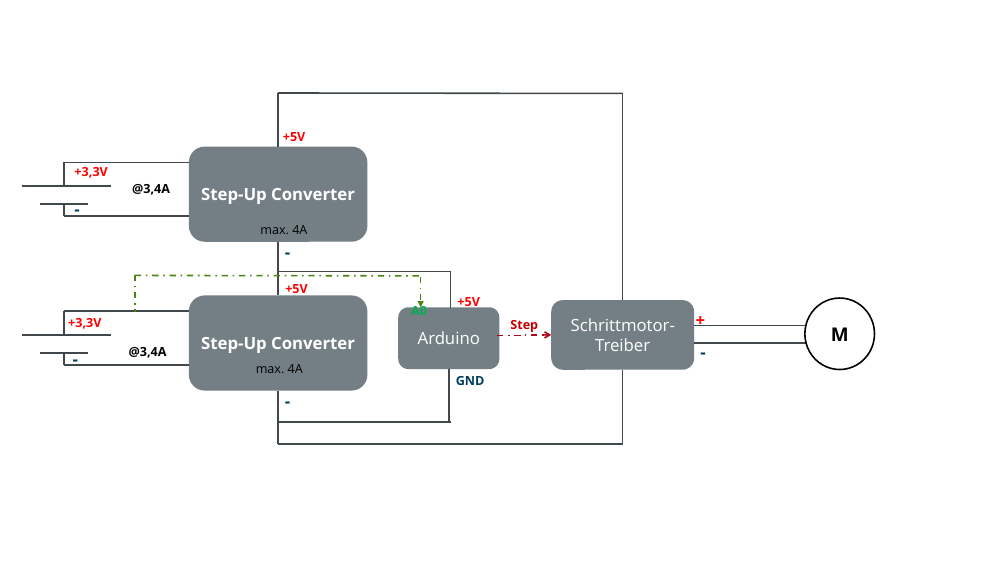
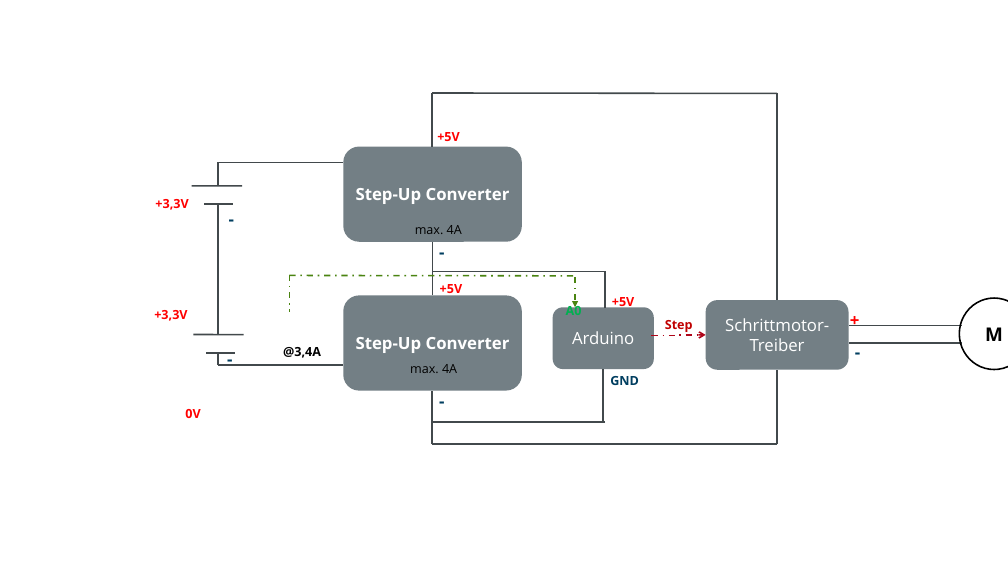
Before and after one commit to Purdbull/Studienarbeit, a slide deck: slide 1 of Doku/externalFiles/SchaltplanEnergieversorgung_VorstellungWeiss.pptx. Drawn at 1008x567 pixels with LibreOffice and Linux fonts; fonts in the diff are those of the drawing; background and template pictures are left out. Boxes give left, top, right and bottom in pixels: in the first picture for what was removed or moved away, otherwise in the second. Text is boxed around its words. In the diff, an @@ line names an element or a change of style, - is before the commit and + after.

```diff
--- a/Doku/externalFiles/SchaltplanEnergieversorgung_VorstellungWeiss.pptx
+++ b/Doku/externalFiles/SchaltplanEnergieversorgung_VorstellungWeiss.pptx
@@ text removed at <box>132,184,170,195</box> @@
-@3,4A
@@ text "+3,3V": place and size @@
-text "+3,3V" at <box>74,167,107,178</box>
+text "+3,3V" at <box>155,199,188,210</box>
@@ line moved from (22, 186) - (111, 186) to (191, 186) - (242, 186) @@
@@ line moved from (40, 204) - (88, 204) to (204, 204) - (234, 204) @@
@@ line moved from (64, 216) - (64, 204) to (219, 312) - (219, 204) @@
@@ text "-": place and size @@
-text "-" at <box>75,199,150,274</box>
+text "-" at <box>228,209,304,284</box>
@@ line removed from (189, 216) to (64, 216) @@
@@ line removed from (189, 312) to (64, 312) @@
@@ text "+3,3V": place and size @@
-text "+3,3V" at <box>68,318,101,329</box>
+text "+3,3V" at <box>154,310,187,321</box>
@@ line removed from (22, 335) to (111, 335) @@
@@ line moved from (40, 353) - (88, 353) to (194, 335) - (243, 335) @@
@@ line added from (206, 353) to (235, 353), #42494C 1.5 pt @@
@@ 20 lines, 14 texts, 4 rounded rectangles, 1 ellipse, 1 elbow arrow, 1 arrow: place and size @@
-20 lines, 14 texts, 4 rounded rectangles, 1 ellipse, 1 elbow arrow, 1 arrow at <box>64,93,875,467</box>
+20 lines, 14 texts, 4 rounded rectangles, 1 ellipse, 1 elbow arrow, 1 arrow at <box>219,93,1008,467</box>
@@ text added at <box>185,409,200,418</box>, 12 pt, text #FF0000, bold @@
+0V
```
Also in this commit, not shown: 2 slides added, 23 other files.
